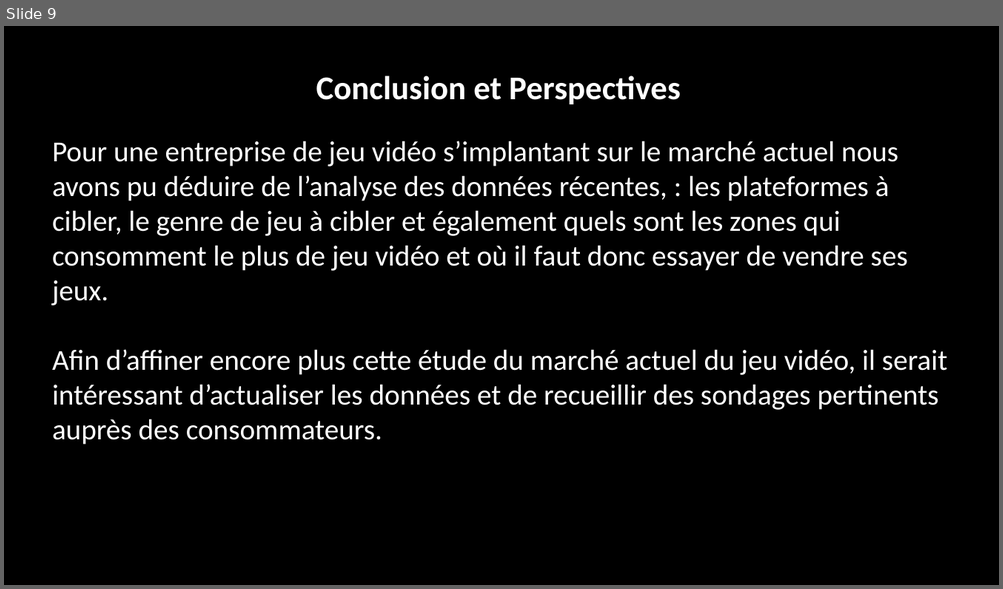
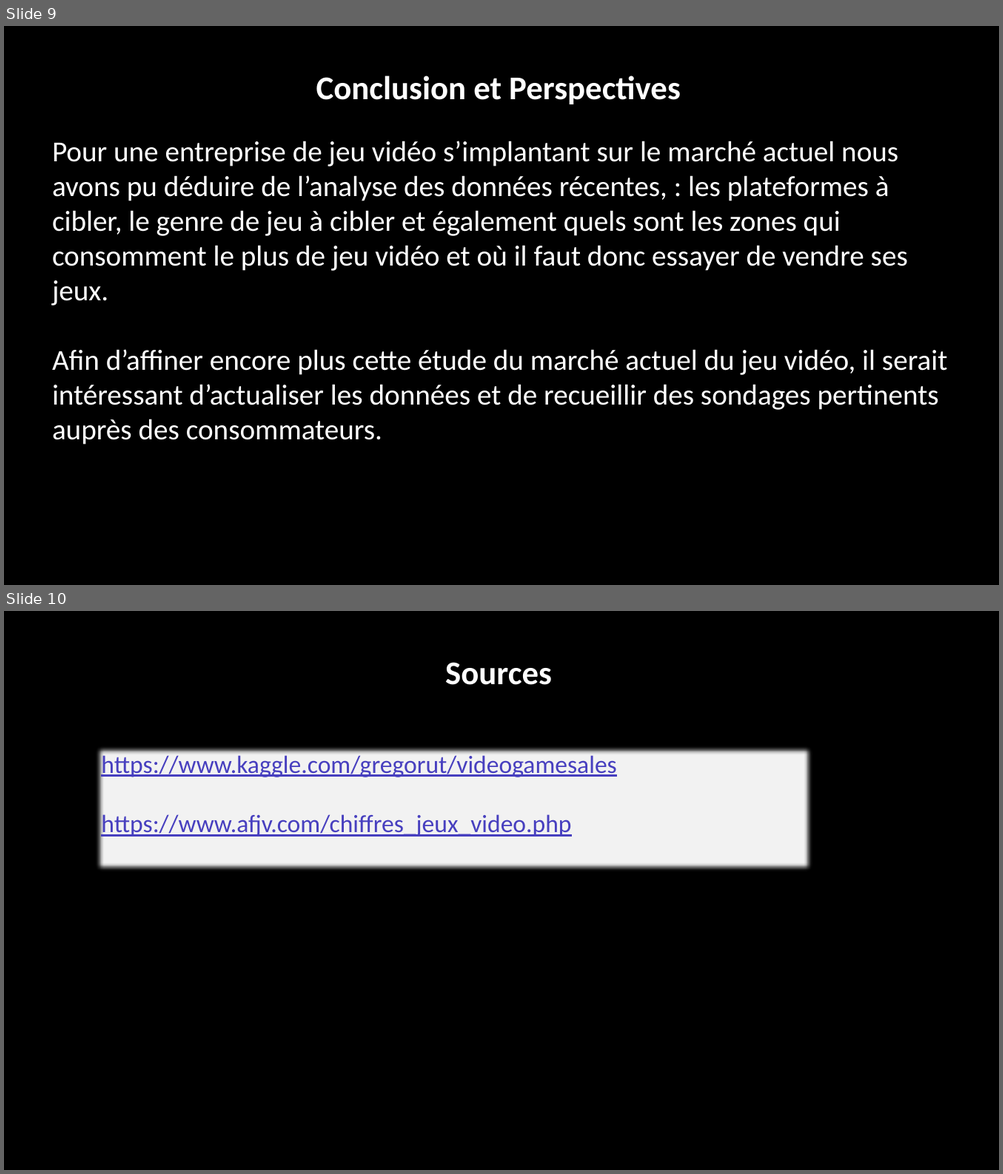
Before and after one commit to barlax91/Presentation-dataset, a slide deck: salesvg.pptx. Shown one above the other, each under a label of ours: slide 9 before the commit, slides 9 and 10 after it. The pictures are 1003x589 and 1003x1174 pixels, drawn with LibreOffice and Linux fonts; fonts in the diff are those of the drawing; background and template pictures are left out; a plain dark background stands for a picture behind light text. Boxes give left, top, right and bottom in pixels: in the first picture for what was removed or moved away, otherwise in the second. Text is boxed around its words. In the diff, an @@ line names an element or a change of style, - is before the commit and + after.

```diff
--- a/salesvg.pptx
+++ b/salesvg.pptx
@@ slide 10 added at (4,611,999,1170), background picture (left out) @@
@@ rectangle added at (4,611,999,1170), fill #000000 @@
@@ text added at (445,662,552,685), 32 pt, text #FFFFFF, bold @@
+Sources
@@ rectangle added at (94,744,814,873), fill #F2F2F2, 24 pt, text #473FBF, underline @@
+https://www.kaggle.com/gregorut/videogamesales
+https://www.afjv.com/chiffres_jeux_video.php
```
Also in this commit, not shown: 1 slide changed, 1 other file.
